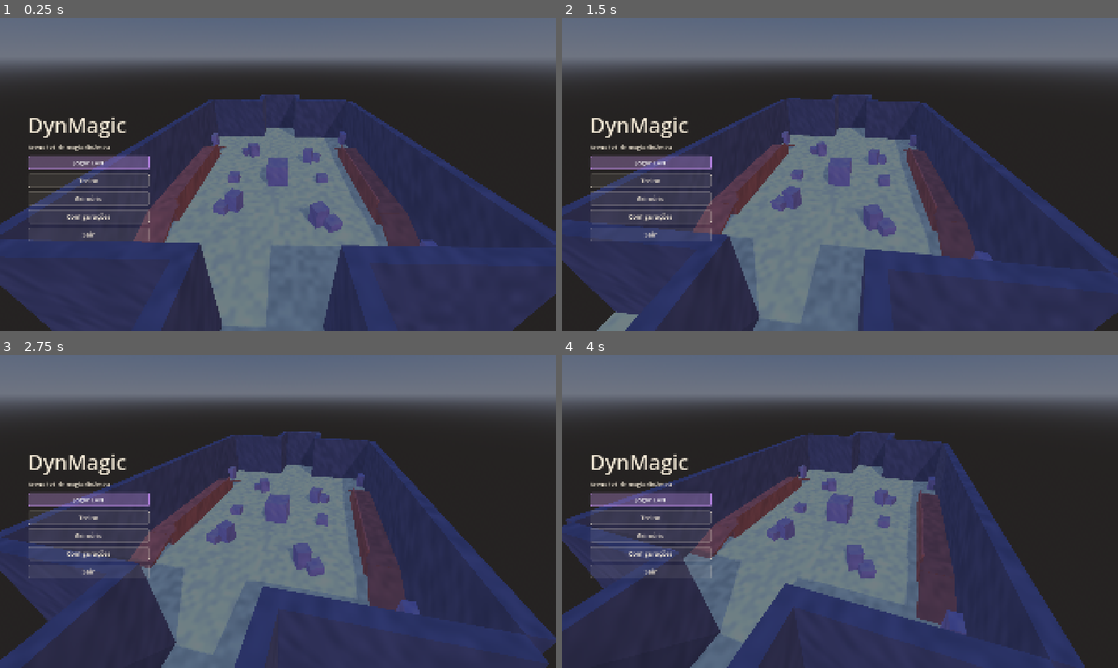
Above: before the commit, frames 1-4 (two rows, left to right).
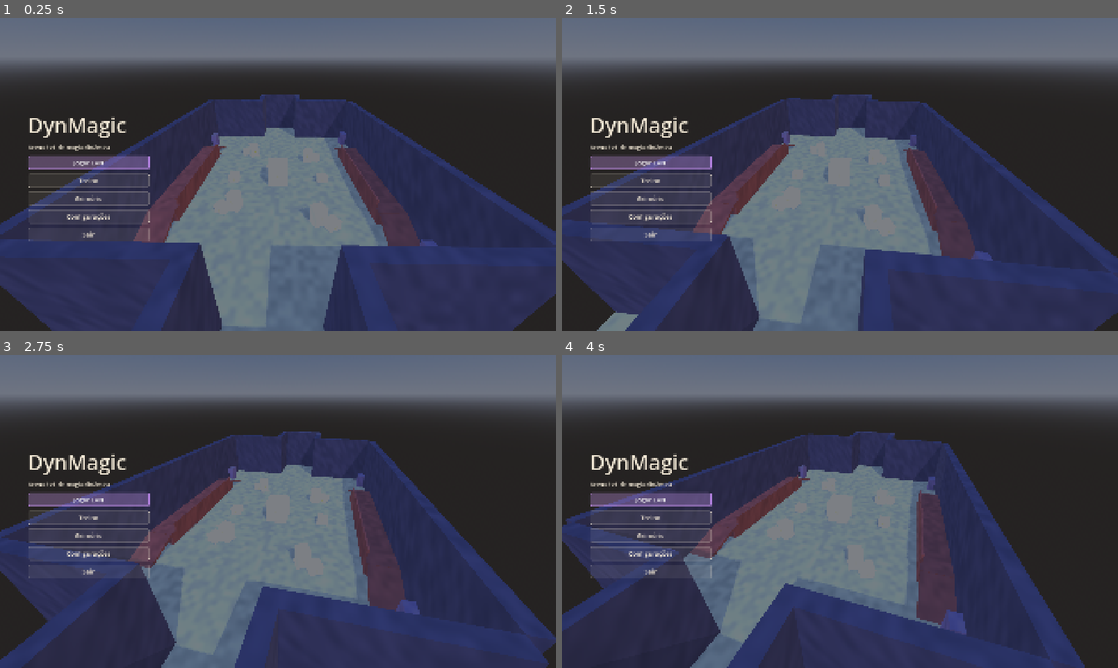
Above: after the commit, the same moments.

Repository: VSennaa/DynMagic
Game: Godot game, scene res://scenes/ui/main_menu.tscn
Same seed, same stepped clock (60 frames per second), same inputs: the game is played once before the commit and once after it.
Inputs (mouse positions are in pixels of both pictures, inside the frame that each line leads up to):
- Up to frame 1 (0.25 s): no input
- Up to frame 2 (1.5 s): move the mouse to (962, 158) at 0.52 s; hold D (move_right) 0.53-1.25 s; click (962, 158) at 0.6 s; drag from (728, 190) to (812, 237) at 1.27 s
- Up to frame 3 (2.75 s): move the mouse to (333, 442) at 2.02 s; hold D (move_right) from 2.03 s (still down); right-click (333, 442) at 2.1 s
- Up to frame 4 (4 s): release D (move_right) at 2.75 s; drag from (812, 574) to (673, 464) at 2.77 s; move the mouse to (1006, 558) at 3.52 s; hold A (move_left) from 3.53 s (still down); tap Q (slot_1) at 3.6 s

The runs differ from the first frame. In frame 1, 1.4% of the frame differs, in the area x 38-62%, y 40-69%; in frame 2, 1.4%, in the area x 37-61%, y 39-70%; in frame 3, 1.4%; in frame 4, 1.4%.

Commit message:
feat(art): toon asset wrappers wired into player, Core and arena cover
Imported materials become Toon.material; CSG boxes keep collision with hidden render layers. verify_assets checks triangles, bounds, toon surfaces and sight lines. Work by Codex, reviewed by Claude.

Co-Authored-By: Claude Opus 5.5 <noreply@anthropic.com>

Diff:
--- a/scenes/arena/arena_builder.gd
+++ b/scenes/arena/arena_builder.gd
@@ -161,7 +161,29 @@
 		var box: CSGBox3D = _box("Cover%02d" % index, Vector3(entry[0], size.y * 0.5, entry[1]), size, cover_color)
 		box.rotation.y = deg_to_rad(float(entry[5]))
 		box.add_to_group(&"cover")
+		_add_cover_visual(box, size)
 		index += 1
+
+
+## Keep the original CSG collision and layout; replace only exact-size cover visuals.
+func _add_cover_visual(box: CSGBox3D, size: Vector3) -> void:
+	var scene: PackedScene
+	if size.is_equal_approx(Vector3(1.5, 1.0, 1.5)):
+		scene = preload("res://scenes/assets/cover_low.tscn")
+	elif size.is_equal_approx(Vector3(1.5, 2.2, 1.5)):
+		scene = preload("res://scenes/assets/cover_high.tscn")
+	elif size.is_equal_approx(Vector3(4.5, 1.4, 1.2)):
+		scene = preload("res://scenes/assets/cover_bar.tscn")
+	elif size.is_equal_approx(Vector3(3.0, 3.0, 3.0)):
+		scene = preload("res://scenes/assets/pillar.tscn")
+	if scene == null:
+		return
+	# Render layers do not control CSG collision generation; visibility does.
+	box.layers = 0
+	var visual: Node3D = scene.instantiate() as Node3D
+	visual.position = box.position - Vector3.UP * size.y * 0.5
+	visual.rotation = box.rotation
+	_adopt(visual)
 
 
 func _build_spawns() -> void:
--- /dev/null
+++ b/scenes/assets/arcane_core.tscn
@@ -0,0 +1,9 @@
+[gd_scene load_steps=3 format=3]
+
+[ext_resource type="PackedScene" path="res://assets/models/arcane_core.glb" id="1_model"]
+[ext_resource type="Script" path="res://scenes/assets/asset_visual.gd" id="2_script"]
+
+[node name="arcane_core" type="Node3D"]
+script = ExtResource("2_script")
+
+[node name="Model" parent="." instance=ExtResource("1_model")]
--- /dev/null
+++ b/scenes/assets/asset_visual.gd
@@ -0,0 +1,37 @@
+@tool
+extends Node3D
+## Replace every imported surface with the shared toon shader, keeping its flat palette.
+## FP arm poses share an origin; show only the requested pose.
+
+static var _materials: Dictionary[Color, ShaderMaterial] = {}
+
+@export_enum("OpenPalm", "Fist", "PalmDown", "Cast") var pose: String = "OpenPalm":
+	set(value):
+		pose = value
+		if is_inside_tree():
+			_select_pose()
+
+
+func _ready() -> void:
+	_apply_toon(self)
+	_select_pose()
+
+
+func _apply_toon(node: Node) -> void:
+	if node is MeshInstance3D:
+		var instance: MeshInstance3D = node as MeshInstance3D
+		for index: int in instance.mesh.get_surface_count():
+			var imported: BaseMaterial3D = instance.mesh.surface_get_material(index) as BaseMaterial3D
+			var color: Color = imported.albedo_color if imported != null else Color.WHITE
+			if not _materials.has(color):
+				_materials[color] = Toon.material(color)
+			instance.set_surface_override_material(index, _materials[color])
+	for child: Node in node.get_children():
+		_apply_toon(child)
+
+
+func _select_pose() -> void:
+	for pose_name: String in ["OpenPalm", "Fist", "PalmDown", "Cast"]:
+		var mesh: Node3D = find_child(pose_name, true, false) as Node3D
+		if mesh != null:
+			mesh.visible = pose_name == pose
--- /dev/null
+++ b/scenes/assets/banner.tscn
@@ -0,0 +1,9 @@
+[gd_scene load_steps=3 format=3]
+
+[ext_resource type="PackedScene" path="res://assets/models/banner.glb" id="1_model"]
+[ext_resource type="Script" path="res://scenes/assets/asset_visual.gd" id="2_script"]
+
+[node name="banner" type="Node3D"]
+script = ExtResource("2_script")
+
+[node name="Model" parent="." instance=ExtResource("1_model")]
--- /dev/null
+++ b/scenes/assets/brazier.tscn
@@ -0,0 +1,9 @@
+[gd_scene load_steps=3 format=3]
+
+[ext_resource type="PackedScene" path="res://assets/models/brazier.glb" id="1_model"]
+[ext_resource type="Script" path="res://scenes/assets/asset_visual.gd" id="2_script"]
+
+[node name="brazier" type="Node3D"]
+script = ExtResource("2_script")
+
+[node name="Model" parent="." instance=ExtResource("1_model")]
--- /dev/null
+++ b/scenes/assets/cover_bar.tscn
@@ -0,0 +1,9 @@
+[gd_scene load_steps=3 format=3]
+
+[ext_resource type="PackedScene" path="res://assets/models/cover_bar.glb" id="1_model"]
+[ext_resource type="Script" path="res://scenes/assets/asset_visual.gd" id="2_script"]
+
+[node name="cover_bar" type="Node3D"]
+script = ExtResource("2_script")
+
+[node name="Model" parent="." instance=ExtResource("1_model")]
--- /dev/null
+++ b/scenes/assets/cover_high.tscn
@@ -0,0 +1,9 @@
+[gd_scene load_steps=3 format=3]
+
+[ext_resource type="PackedScene" path="res://assets/models/cover_high.glb" id="1_model"]
+[ext_resource type="Script" path="res://scenes/assets/asset_visual.gd" id="2_script"]
+
+[node name="cover_high" type="Node3D"]
+script = ExtResource("2_script")
+
+[node name="Model" parent="." instance=ExtResource("1_model")]
--- /dev/null
+++ b/scenes/assets/cover_low.tscn
@@ -0,0 +1,9 @@
+[gd_scene load_steps=3 format=3]
+
+[ext_resource type="PackedScene" path="res://assets/models/cover_low.glb" id="1_model"]
+[ext_resource type="Script" path="res://scenes/assets/asset_visual.gd" id="2_script"]
+
+[node name="cover_low" type="Node3D"]
+script = ExtResource("2_script")
+
+[node name="Model" parent="." instance=ExtResource("1_model")]
--- /dev/null
+++ b/scenes/assets/fp_arms.tscn
@@ -0,0 +1,9 @@
+[gd_scene load_steps=3 format=3]
+
+[ext_resource type="PackedScene" path="res://assets/models/fp_arms.glb" id="1_model"]
+[ext_resource type="Script" path="res://scenes/assets/asset_visual.gd" id="2_script"]
+
+[node name="fp_arms" type="Node3D"]
+script = ExtResource("2_script")
+
+[node name="Model" parent="." instance=ExtResource("1_model")]
--- /dev/null
+++ b/scenes/assets/mage.tscn
@@ -0,0 +1,9 @@
+[gd_scene load_steps=3 format=3]
+
+[ext_resource type="PackedScene" path="res://assets/models/mage.glb" id="1_model"]
+[ext_resource type="Script" path="res://scenes/assets/asset_visual.gd" id="2_script"]
+
+[node name="mage" type="Node3D"]
+script = ExtResource("2_script")
+
+[node name="Model" parent="." instance=ExtResource("1_model")]
--- /dev/null
+++ b/scenes/assets/pillar.tscn
@@ -0,0 +1,9 @@
+[gd_scene load_steps=3 format=3]
+
+[ext_resource type="PackedScene" path="res://assets/models/pillar.glb" id="1_model"]
+[ext_resource type="Script" path="res://scenes/assets/asset_visual.gd" id="2_script"]
+
+[node name="pillar" type="Node3D"]
+script = ExtResource("2_script")
+
+[node name="Model" parent="." instance=ExtResource("1_model")]
--- /dev/null
+++ b/scenes/assets/spawn_arch.tscn
@@ -0,0 +1,9 @@
+[gd_scene load_steps=3 format=3]
+
+[ext_resource type="PackedScene" path="res://assets/models/spawn_arch.glb" id="1_model"]
+[ext_resource type="Script" path="res://scenes/assets/asset_visual.gd" id="2_script"]
+
+[node name="spawn_arch" type="Node3D"]
+script = ExtResource("2_script")
+
+[node name="Model" parent="." instance=ExtResource("1_model")]
--- a/scenes/match/arcane_core.gd
+++ b/scenes/match/arcane_core.gd
@@ -14,25 +14,15 @@
 var _hp_seen: Dictionary[int, float] = {}
 var _done: bool = false
 
-@onready var _mesh: MeshInstance3D = $Mesh
+@onready var _mesh: Node3D = $Model.find_child("Crystal", true, false) as Node3D
 @onready var _ring: MeshInstance3D = $Ring
 
 
 static func create() -> ArcaneCore:
 	var core: ArcaneCore = ArcaneCore.new()
 	core.name = "ArcaneCore"
-	var mesh: MeshInstance3D = MeshInstance3D.new()
-	mesh.name = "Mesh"
-	var prism: PrismMesh = PrismMesh.new()
-	prism.size = Vector3(0.6, 0.9, 0.6)
-	mesh.mesh = prism
-	mesh.position.y = 1.4
-	var mat: StandardMaterial3D = StandardMaterial3D.new()
-	mat.albedo_color = Color(0.95, 0.9, 1.0)
-	mat.emission_enabled = true
-	mat.emission = Color(0.8, 0.6, 1.0)
-	mat.emission_energy_multiplier = 3.0
-	mesh.material_override = mat
+	var mesh: Node3D = preload("res://scenes/assets/arcane_core.tscn").instantiate() as Node3D
+	mesh.name = "Model"
 	core.add_child(mesh)
 	var ring: MeshInstance3D = MeshInstance3D.new()
 	ring.name = "Ring"
@@ -56,7 +46,7 @@
 
 func _process(delta: float) -> void:
 	_mesh.rotate_y(delta * 1.5)
-	_mesh.position.y = 1.4 + sin(Time.get_ticks_msec() / 400.0) * 0.1
+	_mesh.position.y = sin(Time.get_ticks_msec() / 400.0) * 0.1
 
 
 ## Host: advance capture for the given players ({id: Player}).
--- a/scenes/player/player.gd
+++ b/scenes/player/player.gd
@@ -424,14 +424,8 @@
 	_nameplate.outline_size = 8
 	_nameplate.position = Vector3(0.0, 2.3, 0.0)
 	add_child(_nameplate)
-	# Remote players need a visible body until the character model exists (M7).
-	var body: MeshInstance3D = MeshInstance3D.new()
-	var capsule: CapsuleMesh = CapsuleMesh.new()
-	capsule.radius = tuning.capsule_radius
-	capsule.height = tuning.stand_height
-	body.mesh = capsule
-	body.material_override = Toon.material(Color(0.9, 0.85, 0.75))
-	body.position.y = tuning.stand_height * 0.5
+	var body: Node3D = preload("res://scenes/assets/mage.tscn").instantiate() as Node3D
+	body.name = "ThirdPersonModel"
 	add_child(body)
 
 
--- /dev/null
+++ b/tools/assets_gallery.gd
@@ -0,0 +1,68 @@
+extends Control
+## Render all wrappers with the game's toon and outline. Optional --capture writes a PNG.
+
+
+func _ready() -> void:
+	var grid: GridContainer = GridContainer.new()
+	grid.columns = 5
+	grid.add_theme_constant_override("h_separation", 0)
+	grid.add_theme_constant_override("v_separation", 0)
+	add_child(grid)
+	var entries: Array[String] = ["mage", "fp_arms:OpenPalm", "fp_arms:Fist", "fp_arms:PalmDown", "fp_arms:Cast", "cover_low", "cover_high", "cover_bar", "pillar", "banner", "brazier", "spawn_arch", "arcane_core"]
+	for entry: String in entries:
+		var parts: PackedStringArray = entry.split(":")
+		var asset: String = parts[0]
+		var panel: VBoxContainer = VBoxContainer.new()
+		grid.add_child(panel)
+		var label: Label = Label.new()
+		label.text = entry
+		label.horizontal_alignment = HORIZONTAL_ALIGNMENT_CENTER
+		panel.add_child(label)
+		var container: SubViewportContainer = SubViewportContainer.new()
+		container.custom_minimum_size = Vector2(384, 292)
+		panel.add_child(container)
+		var view: SubViewport = SubViewport.new()
+		view.size = Vector2i(384, 292)
+		view.own_world_3d = true
+		view.render_target_update_mode = SubViewport.UPDATE_ALWAYS
+		container.add_child(view)
+		var model: Node3D = (load("res://scenes/assets/%s.tscn" % asset) as PackedScene).instantiate() as Node3D
+		if parts.size() > 1:
+			model.set("pose", parts[1])
+		view.add_child(model)
+		var bounds: AABB
+		var first: bool = true
+		for node: Node in model.find_children("*", "MeshInstance3D", true, false):
+			var mesh: MeshInstance3D = node as MeshInstance3D
+			if not mesh.visible:
+				continue
+			var box: AABB = mesh.global_transform * mesh.get_aabb()
+			bounds = box if first else bounds.merge(box)
+			first = false
+		var env: WorldEnvironment = WorldEnvironment.new()
+		env.environment = Environment.new()
+		env.environment.background_mode = Environment.BG_COLOR
+		env.environment.background_color = Color(.055, .075, .105)
+		env.environment.ambient_light_source = Environment.AMBIENT_SOURCE_COLOR
+		env.environment.ambient_light_color = Color(.6, .65, .8)
+		env.environment.ambient_light_energy = .45
+		view.add_child(env)
+		var light: DirectionalLight3D = DirectionalLight3D.new()
+		light.rotation_degrees = Vector3(-35, -30, 0)
+		view.add_child(light)
+		var camera: Camera3D = Camera3D.new()
+		view.add_child(camera)
+		camera.projection = Camera3D.PROJECTION_ORTHOGONAL
+		camera.size = maxf(bounds.size.y, maxf(bounds.size.x, bounds.size.z)) * 1.5
+		camera.position = bounds.get_center() + Vector3(2.4, 1.8, -4) * maxf(bounds.size.length(), 1.0)
+		camera.look_at(bounds.get_center())
+		Toon.add_outline(camera)
+	var args: PackedStringArray = OS.get_cmdline_user_args()
+	if args.has("--capture"):
+		for frame: int in 12:
+			await get_tree().process_frame
+		await RenderingServer.frame_post_draw
+		var path: String = args[args.find("--capture") + 1]
+		var result: Error = get_viewport().get_texture().get_image().save_png(path)
+		print("GALLERY_CAPTURE ", result)
+		get_tree().quit(int(result))
--- /dev/null
+++ b/tools/assets_gallery.tscn
@@ -0,0 +1,6 @@
+[gd_scene load_steps=2 format=3]
+
+[ext_resource type="Script" path="res://tools/assets_gallery.gd" id="1"]
+
+[node name="AssetsGallery" type="Control"]
+script = ExtResource("1")
--- /dev/null
+++ b/tools/verify_assets.gd
@@ -0,0 +1,88 @@
+extends Node
+## Runtime import contract and collision regression check. Run tools/verify_assets.tscn.
+
+const ASSETS: Array[String] = ["mage", "fp_arms", "cover_low", "cover_high", "cover_bar", "pillar", "banner", "brazier", "spawn_arch", "arcane_core"]
+var _failures: int = 0
+
+
+func check(value: bool, message: String) -> void:
+	if not value:
+		_failures += 1
+		push_error(message)
+
+
+func _ready() -> void:
+	for asset: String in ASSETS:
+		var packed: PackedScene = load("res://scenes/assets/%s.tscn" % asset) as PackedScene
+		check(packed != null, "%s loads" % asset)
+		if packed == null:
+			continue
+		var model: Node3D = packed.instantiate() as Node3D
+		add_child(model)
+		var count: int = 0
+		var bounds: AABB
+		var first: bool = true
+		for node: Node in model.find_children("*", "MeshInstance3D", true, false):
+			var mesh: MeshInstance3D = node as MeshInstance3D
+			count += mesh.mesh.get_faces().size() / 3
+			var box: AABB = mesh.global_transform * mesh.get_aabb()
+			bounds = box if first else bounds.merge(box)
+			first = false
+			for surface: int in mesh.mesh.get_surface_count():
+				var mat: ShaderMaterial = mesh.get_surface_override_material(surface) as ShaderMaterial
+				check(mat != null and mat.shader == Toon.TOON_SHADER, "%s surface uses toon" % asset)
+		var report: Dictionary = JSON.parse_string(FileAccess.get_file_as_string("res://assets/models/%s.json" % asset))
+		check(count == int(report["triangles"]), "%s exported triangle count: %d" % [asset, count])
+		var expected: Array = report["size_xyz_m"]
+		check(bounds.size.distance_to(Vector3(expected[0], expected[1], expected[2])) < .001, "%s dimensions" % asset)
+		check(model.find_children("*", "CollisionObject3D", true, false).is_empty(), "%s has no mesh collision" % asset)
+		if asset != "fp_arms":
+			check(absf(bounds.position.y) < .001, "%s sits on ground" % asset)
+		if asset == "fp_arms":
+			for pose: String in ["OpenPalm", "Fist", "PalmDown", "Cast"]:
+				model.set("pose", pose)
+				var visible_count: int = 0
+				for node: Node in model.find_children("*", "MeshInstance3D", true, false):
+					var mesh: MeshInstance3D = node as MeshInstance3D
+					if mesh.visible:
+						visible_count += 1
+						check(mesh.name == pose, "selected pose matches")
+				check(visible_count == 1, "one arm pose visible")
+		print("ASSET_OK %s %d tris bounds=%s" % [asset, count, bounds.size])
+		model.free()
+	for variant: StringName in ArenaBuilder.VARIANTS:
+		var arena: ArenaBuilder = ArenaBuilder.new()
+		arena.variant = variant
+		add_child(arena)
+		# CSG builds physics shapes asynchronously.
+		for frame: int in 5:
+			await get_tree().physics_frame
+		var space: PhysicsDirectSpaceState3D = get_viewport().world_3d.direct_space_state
+		for entry: Array in ArenaBuilder.mirrored_layout(variant):
+			var top: Vector3 = Vector3(entry[0], float(entry[3]) + .25, entry[1])
+			var query: PhysicsRayQueryParameters3D = PhysicsRayQueryParameters3D.create(top, top - Vector3.UP * .5)
+			var hit: Dictionary = space.intersect_ray(query)
+			check(not hit.is_empty(), "%s cover collision at %s" % [variant, top])
+			if not hit.is_empty():
+				check(absf((hit["position"] as Vector3).y - float(entry[3])) < .001, "cover top unchanged")
+		var sight: PhysicsRayQueryParameters3D = PhysicsRayQueryParameters3D.create(Vector3(0, 1.6, -22.5), Vector3(0, 1.6, 22.5))
+		check(not space.intersect_ray(sight).is_empty(), "%s spawn sightline blocked" % variant)
+		print("COLLISION_OK ", variant)
+		arena.free()
+	var core: ArcaneCore = ArcaneCore.create()
+	add_child(core)
+	var pedestal: Node3D = core.find_child("Pedestal", true, false) as Node3D
+	var crystal: Node3D = core.find_child("Crystal", true, false) as Node3D
+	check(pedestal != null and crystal != null, "core has crystal and pedestal")
+	var initial: Transform3D = pedestal.transform
+	core._process(.1)
+	check(pedestal.transform == initial, "pedestal remains stationary")
+	check(not crystal.basis.is_equal_approx(Basis.IDENTITY), "crystal rotates")
+	core.free()
+	var player: Player = preload("res://scenes/player/player.tscn").instantiate() as Player
+	player.is_local = false
+	add_child(player)
+	check(player.has_node("ThirdPersonModel/Model"), "remote player uses mage wrapper")
+	player.free()
+	print("ASSET_CHECKS: %d failures" % _failures)
+	get_tree().quit(0 if _failures == 0 else 1)
--- /dev/null
+++ b/tools/verify_assets.tscn
@@ -0,0 +1,6 @@
+[gd_scene load_steps=2 format=3]
+
+[ext_resource type="Script" path="res://tools/verify_assets.gd" id="1"]
+
+[node name="VerifyAssets" type="Node"]
+script = ExtResource("1")
Not shown, added: scenes/assets/asset_visual.gd.uid
Not shown, added: tools/assets_gallery.gd.uid
Not shown, added: tools/verify_assets.gd.uid
